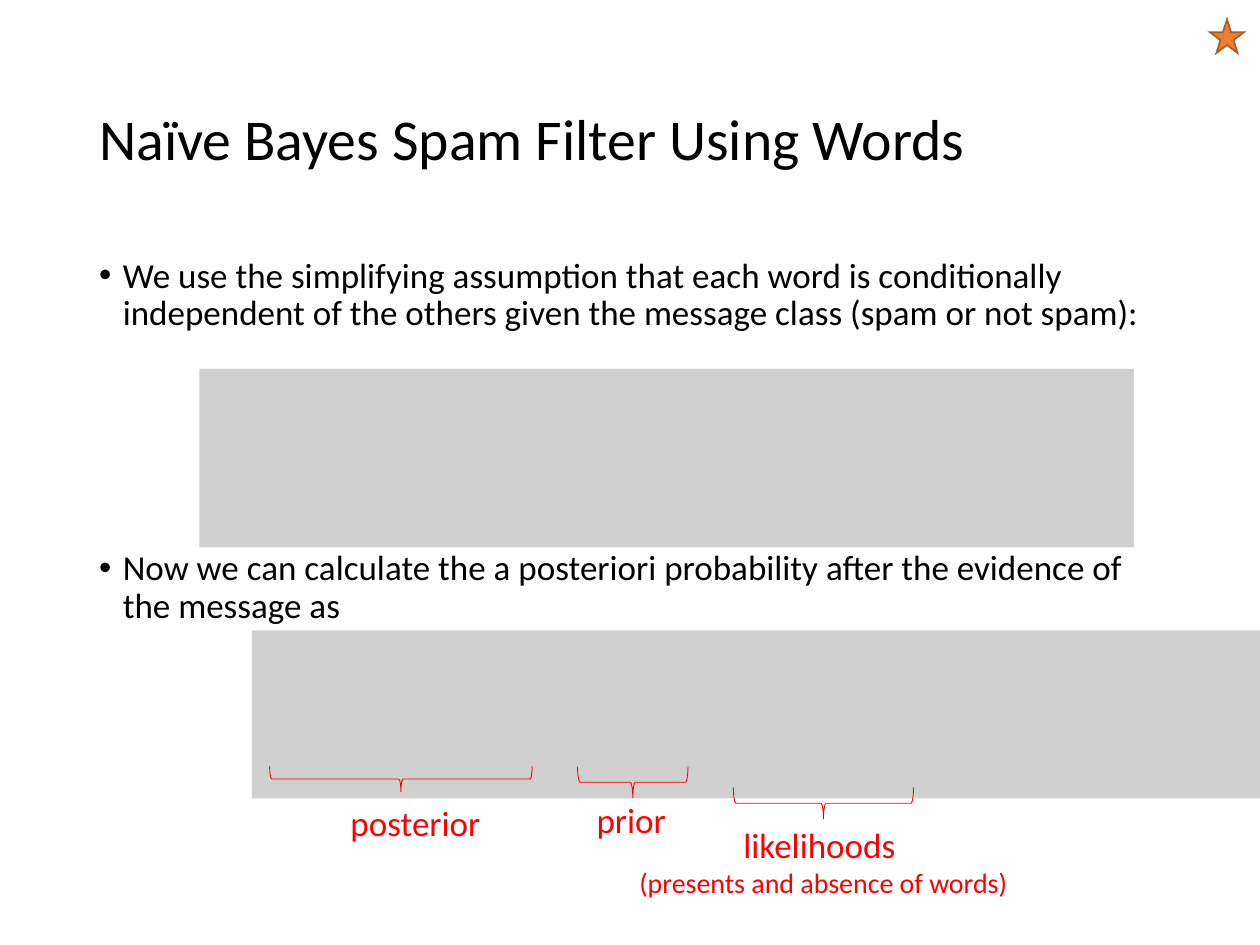
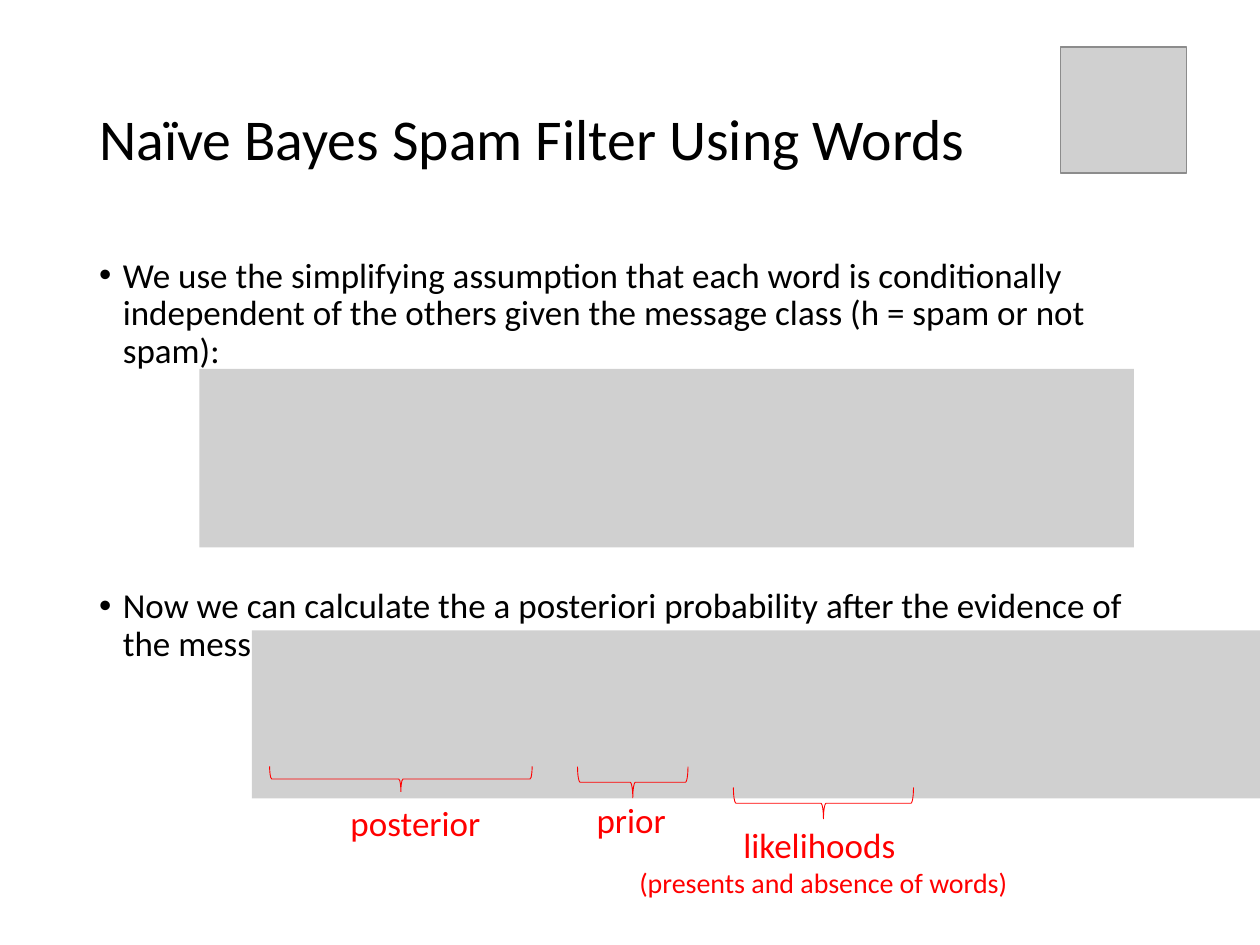
Before and after one commit to mhahsler/CS7320-AI, a slide deck: slide 24 of slides/12_uncertainty.pptx (slide 39 before the commit). Drawn at 1260x945 pixels with LibreOffice and Linux fonts; fonts in the diff are those of the drawing; grey boxes stand for pictures. Boxes give left, top, right and bottom in pixels: in the first picture for what was removed or moved away, otherwise in the second. Text is boxed around its words. In the diff, an @@ line names an element or a change of style, - is before the commit and + after.

```diff
--- a/slides/12_uncertainty.pptx
+++ b/slides/12_uncertainty.pptx
@@ star removed at (1210,19,1244,53) @@
@@ picture added at (1061,47,1187,173) @@
@@ text at (123,263,1085,372): text changed @@
-• We use the simplifying assumption that each word is conditionally independent of the others given the message class (spam or not spam):
+• We use the simplifying assumption that each word is conditionally independent of the others given the message class (h = spam or not spam):
```
Also in this commit, not shown: 26 other slides changed, 1 slide added, 3 slides removed, 8 other files.
